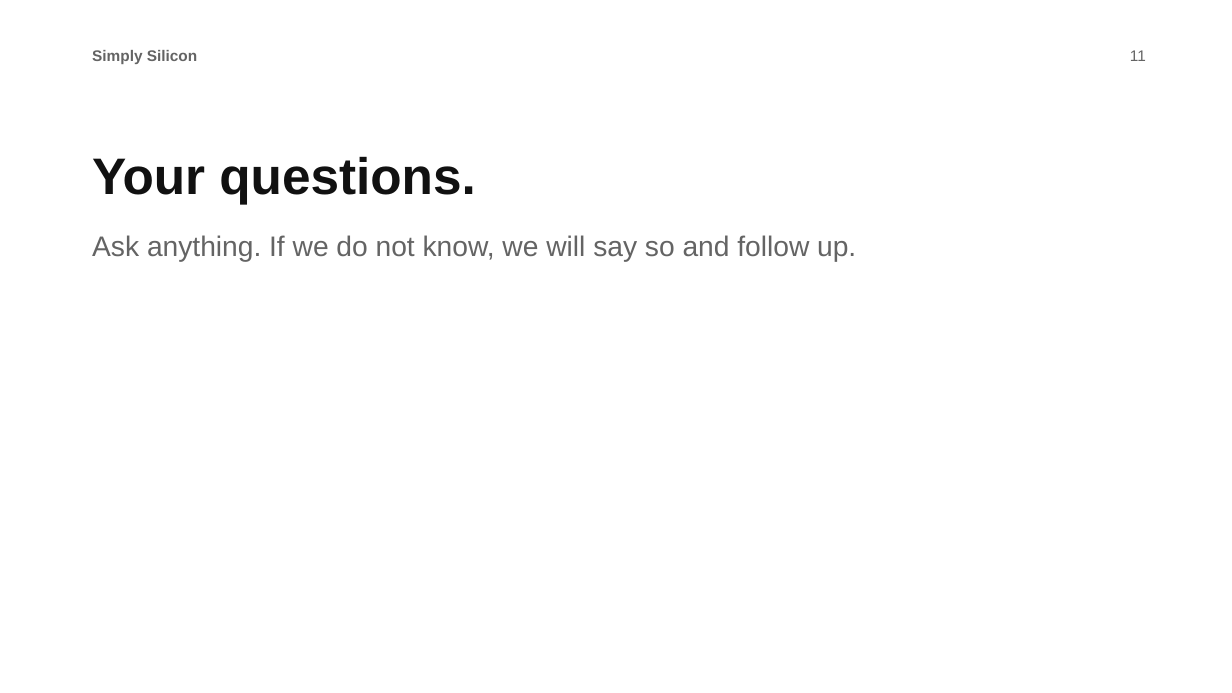
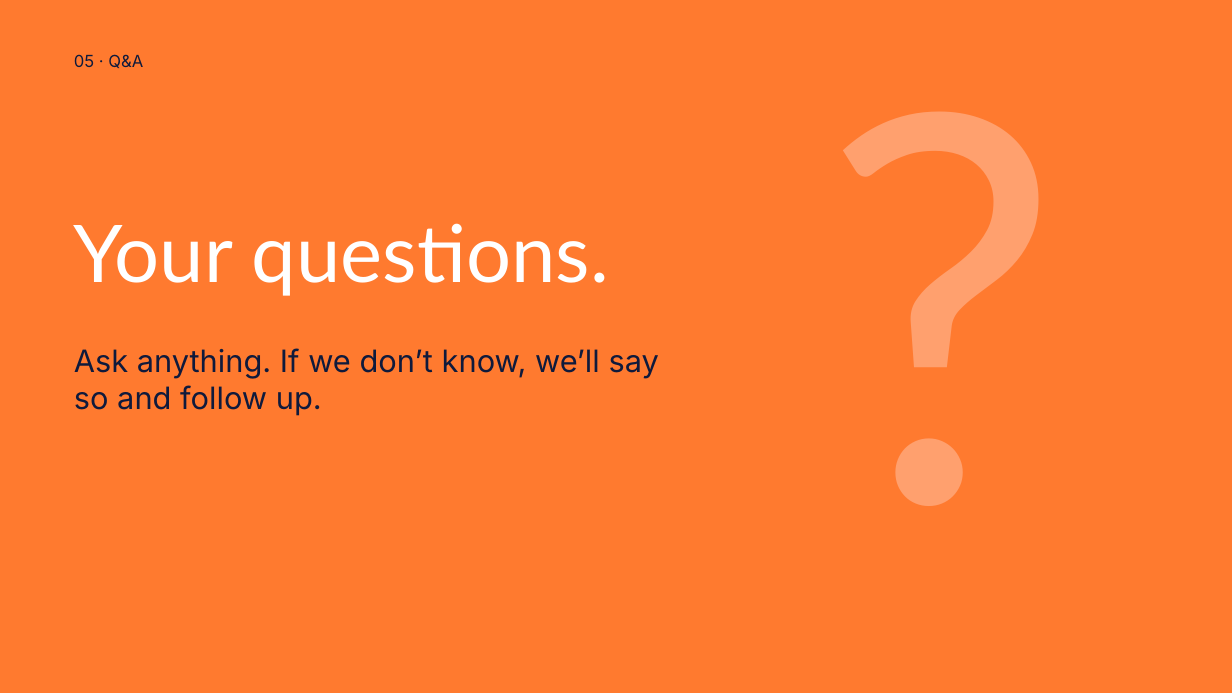
Before and after one commit to Kirubelabiyou/Simply-Silicon, a slide deck: slide 11 of plan-90day/event-presentation.pptx. Drawn at 1232x693 pixels with LibreOffice and Linux fonts; fonts in the diff are those of the drawing. Boxes give left, top, right and bottom in pixels: in the first picture for what was removed or moved away, otherwise in the second. Text is boxed around its words. In the diff, an @@ line names an element or a change of style, - is before the commit and + after.

```diff
--- a/plan-90day/event-presentation.pptx
+++ b/plan-90day/event-presentation.pptx
@@ background #FFFFFF to #FF7A2F @@
@@ text added at (x1=665, y1=0, x2=1220, y2=610), 420 pt, text #FFA06E @@
+?
@@ text at (x1=74, y1=54, x2=143, y2=68): text changed; size 12 to 13 pt; font Arial to Inter; text colour #646464 to #0F1A3C; bold off @@
-Simply Silicon
+05 · Q&A
@@ text removed at (x1=1130, y1=50, x2=1146, y2=61) @@
-11
@@ text "Your questions." moved from (x1=92, y1=156, x2=856, y2=261) to (x1=74, y1=223, x2=609, y2=296) @@
@@ text "Your questions." at (x1=74, y1=223, x2=609, y2=296): size 40 to 62 pt, font Arial to Lato, text colour #111111 to #FFFFFF, bold off; less space between paragraphs @@
@@ text at (x1=92, y1=235, x2=856, y2=261): paragraph removed @@
-Ask anything. If we do not know, we will say so and follow up.
@@ text added at (x1=74, y1=348, x2=659, y2=416), 24 pt, text #0F1A3C @@
+Ask anything. If we don’t know, we’ll say so and follow up.
```
Also in this commit, not shown: 10 other slides changed, 1 slide added, 1 slide removed, 12 other files.
